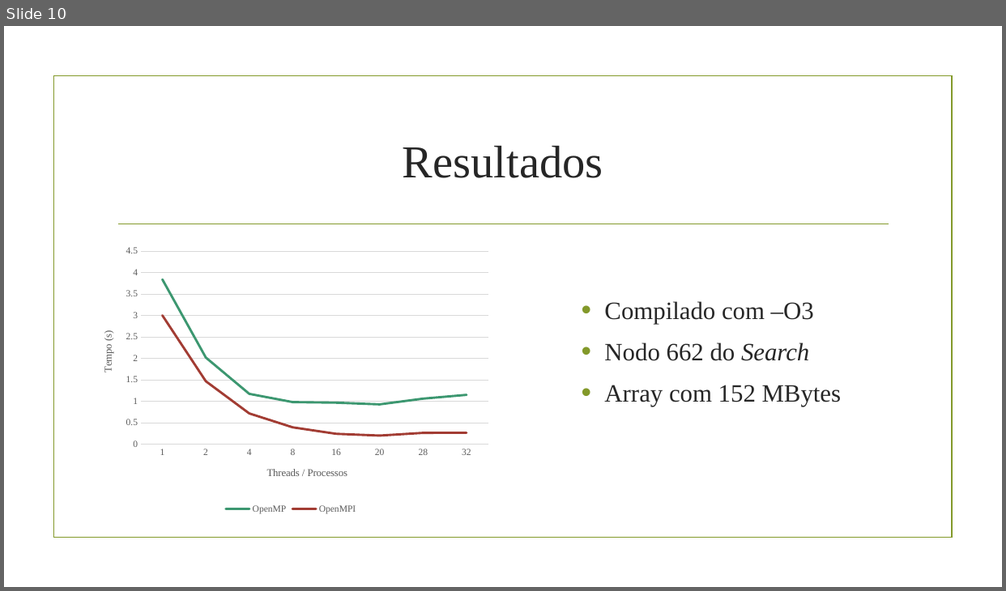
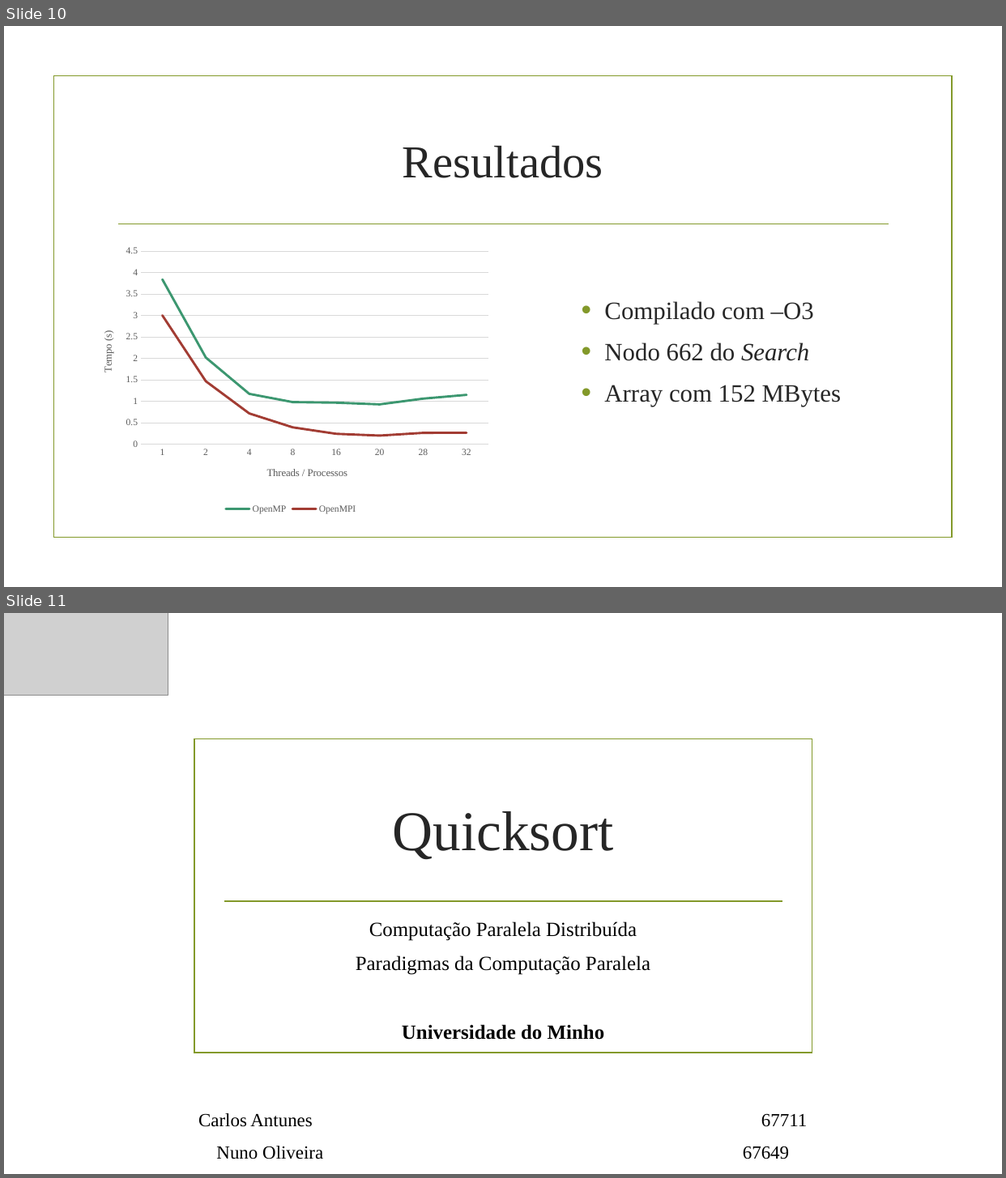
Before and after one commit to NunoOliv/PCP-Trabalho2_3, a slide deck: Apresentação.pptx. Shown one above the other, each under a label of ours: slide 10 before the commit, slides 10 and 11 after it. The pictures are 1006x591 and 1006x1178 pixels, drawn with LibreOffice and Linux fonts; fonts in the diff are those of the drawing; grey boxes stand for pictures; background and template pictures are left out. Boxes give left, top, right and bottom in pixels: in the first picture for what was removed or moved away, otherwise in the second. Text is boxed around its words. In the diff, an @@ line names an element or a change of style, - is before the commit and + after.

```diff
--- a/Apresentação.pptx
+++ b/Apresentação.pptx
@@ slide 11 added at (x1=4, y1=613, x2=1002, y2=1174), background picture (left out) @@
@@ picture added at (x1=4, y1=613, x2=168, y2=695) @@
@@ rectangle added at (x1=195, y1=739, x2=812, y2=1053), outline #83992A 1.25 pt @@
@@ title added at (x1=393, y1=811, x2=614, y2=860), 54 pt, text #262626 @@
+Quicksort
@@ line added from (224, 901) to (782, 901), #83992A 1.25 pt @@
@@ subtitle added at (x1=356, y1=922, x2=650, y2=1040), 19.4 pt, text #000000 @@
+Computação Paralela Distribuída
+Paradigmas da Computação Paralela
+Universidade do Minho
@@ text added at (x1=198, y1=1114, x2=789, y2=1160), 17.9 pt, text #000000 @@
+Carlos Antunes 67711
+Nuno Oliveira 67649
```
Also in this commit, not shown: 2 slides changed.
